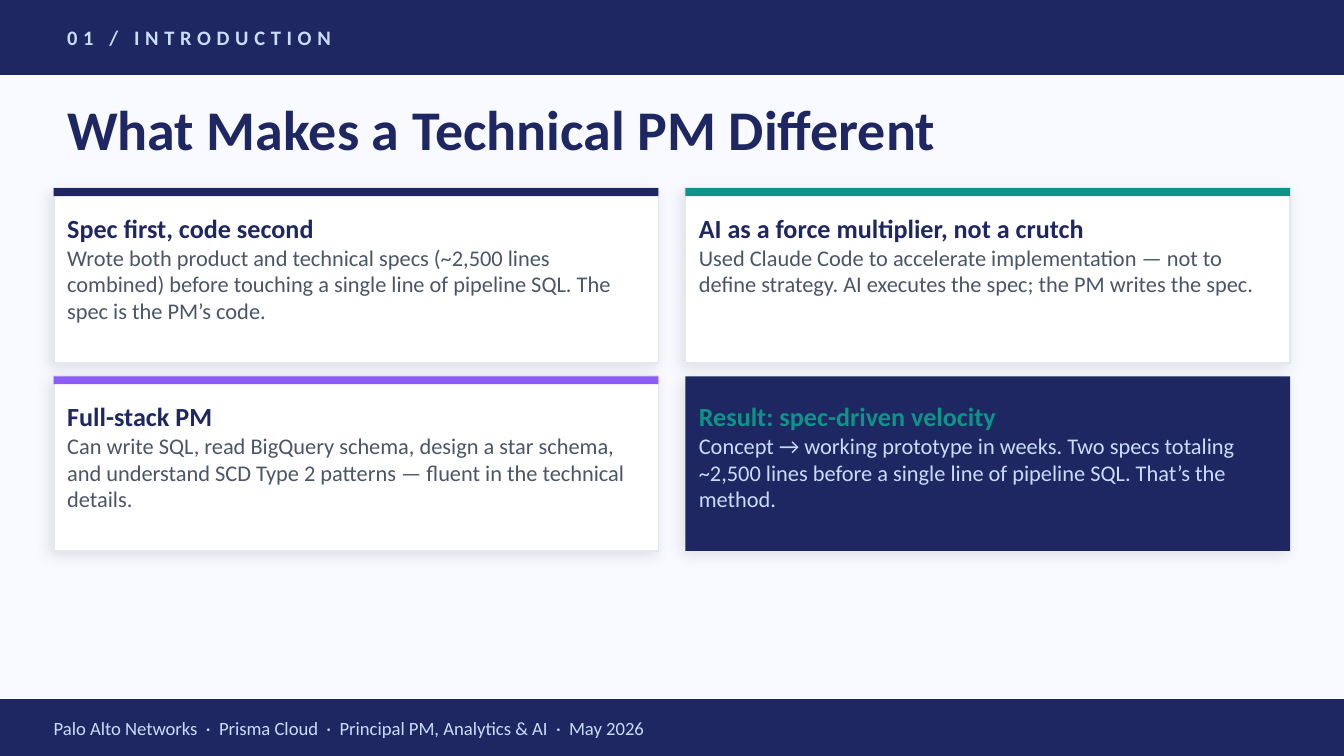
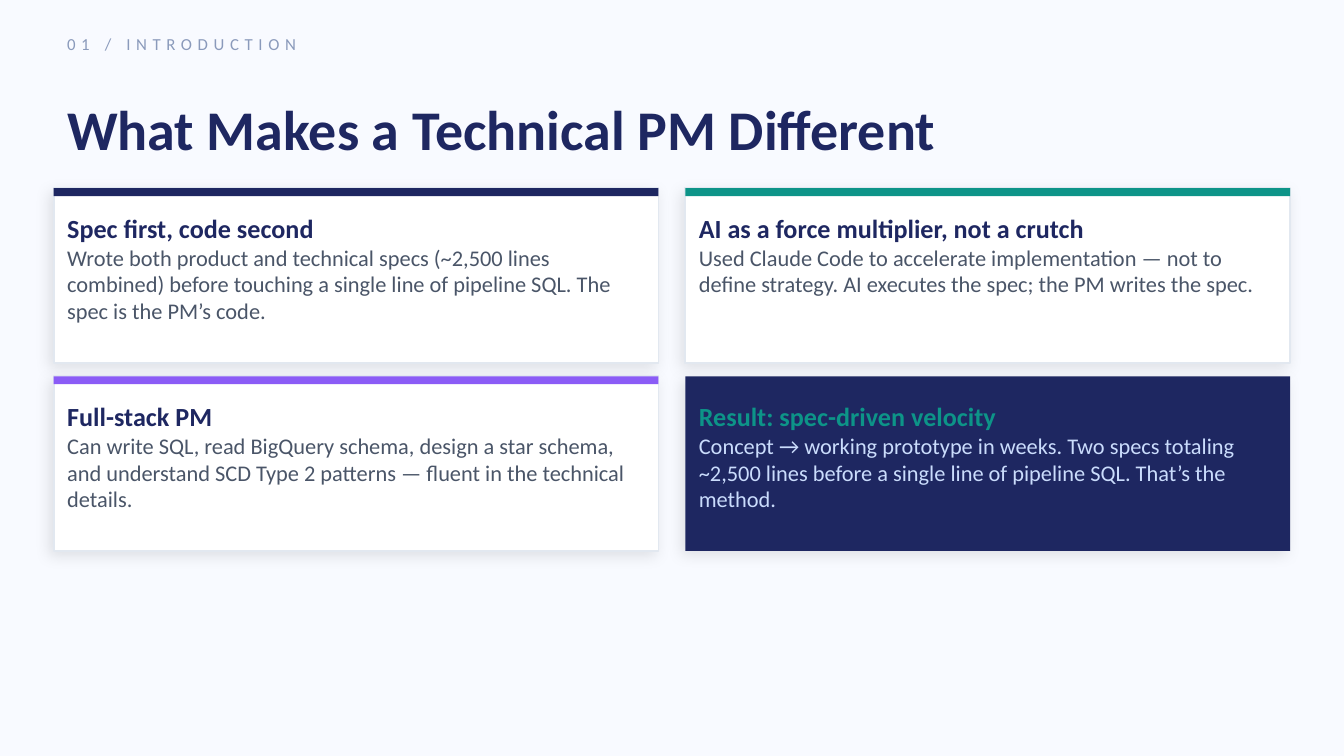
Before and after one commit to jantaisf/gtm, a slide deck: slide 4 of cARR_GTM_Interview_Deck_v2.pptx. Drawn at 1344x756 pixels with LibreOffice and Linux fonts; fonts in the diff are those of the drawing. Boxes give left, top, right and bottom in pixels: in the first picture for what was removed or moved away, otherwise in the second. Text is boxed around its words. In the diff, an @@ line names an element or a change of style, - is before the commit and + after.

Commit message:
Deck: remove header/footer bars — clean background layout

```diff
--- a/cARR_GTM_Interview_Deck_v2.pptx
+++ b/cARR_GTM_Interview_Deck_v2.pptx
@@ rectangle removed at bbox=[0, 0, 1344, 74] @@
@@ text "01 / INTRODUCTION": place and size @@
-text "01 / INTRODUCTION" at bbox=[67, 31, 331, 45]
+text "01 / INTRODUCTION" at bbox=[67, 39, 296, 50]
@@ text "01 / INTRODUCTION" at bbox=[67, 39, 296, 50]: size 11 to 9 pt, text colour #CADCFC to #8A9ABB, bold off @@
@@ rectangle removed at bbox=[0, 699, 1344, 755] @@
@@ text removed at bbox=[54, 722, 644, 738] @@
-Palo Alto Networks · Prisma Cloud · Principal PM, Analytics & AI · May 2026
```
Also in this commit, not shown: 10 other slides changed.
